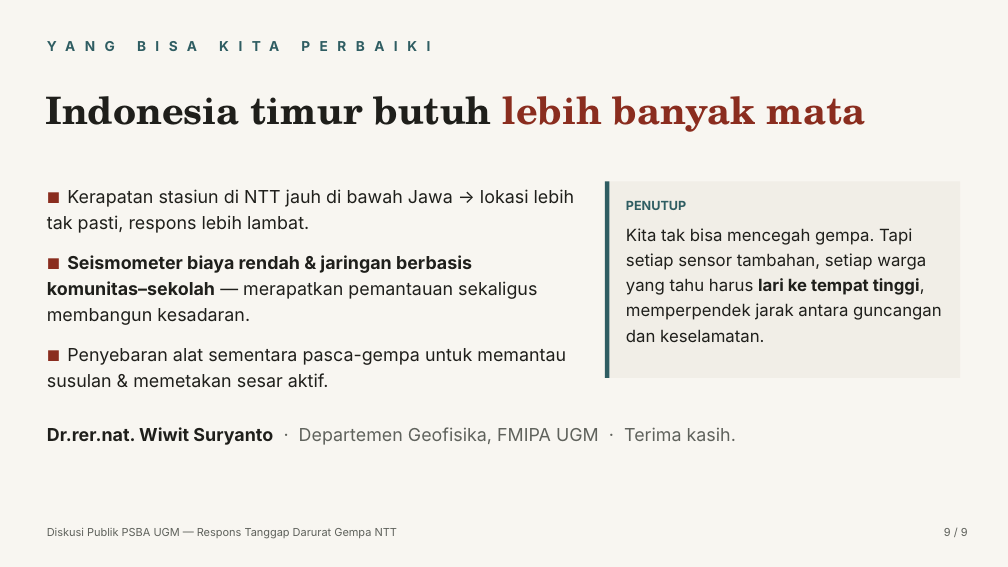
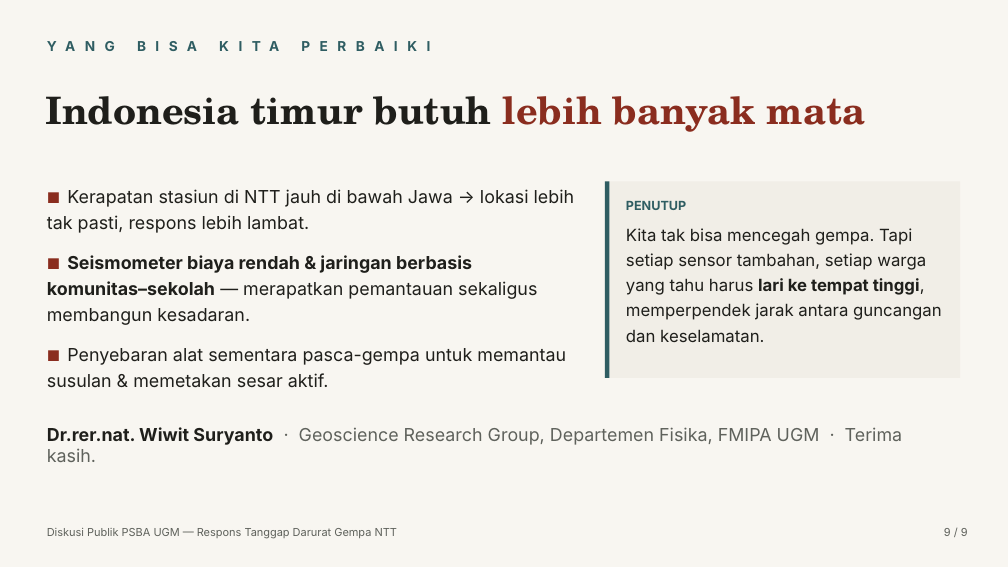
Before and after one commit to maswiet/maswiet.github.io, a slide deck: slide 9 of .design/design-system/elegant-minimalist/outputs/talk-flores-2026/Diskusi_Publik_Gempa_Flores_2026_Wiwit_Suryanto.pptx. Drawn at 1008x567 pixels with LibreOffice and Linux fonts; fonts in the diff are those of the drawing. Boxes give left, top, right and bottom in pixels: in the first picture for what was removed or moved away, otherwise in the second. Text is boxed around its words. In the diff, an @@ line names an element or a change of style, - is before the commit and + after.

```diff
--- a/.design/design-system/elegant-minimalist/outputs/talk-flores-2026/Diskusi_Publik_Gempa_Flores_2026_Wiwit_Suryanto.pptx
+++ b/.design/design-system/elegant-minimalist/outputs/talk-flores-2026/Diskusi_Publik_Gempa_Flores_2026_Wiwit_Suryanto.pptx
@@ text at (47,427,902,462): text changed @@
-Dr.rer.nat. Wiwit Suryanto · Departemen Geofisika, FMIPA UGM · Terima kasih.
+Dr.rer.nat. Wiwit Suryanto · Geoscience Research Group, Departemen Fisika, FMIPA UGM · Terima kasih.
```
Also in this commit, not shown: 1 other slide changed, 7 other files.
